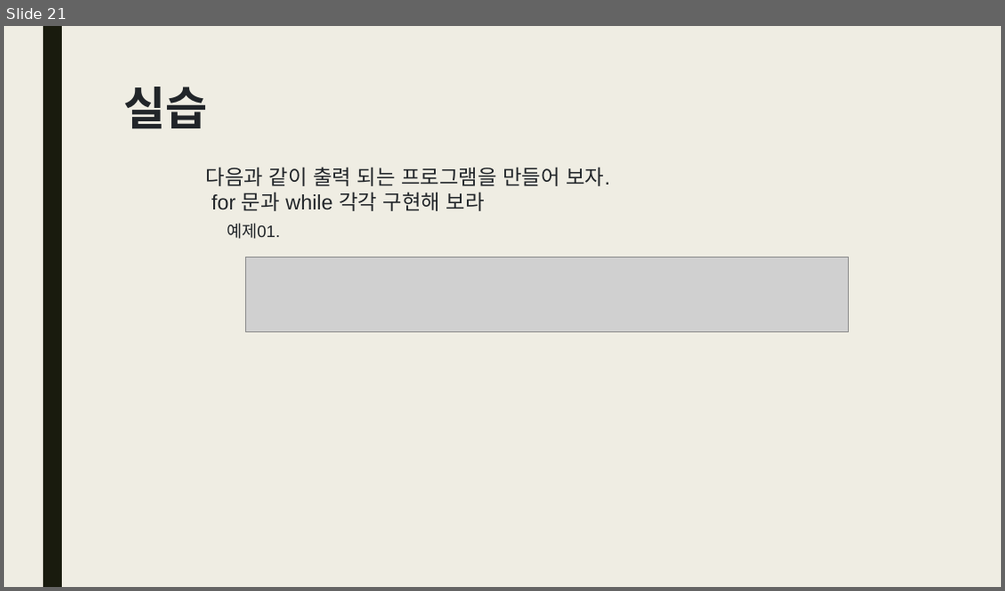
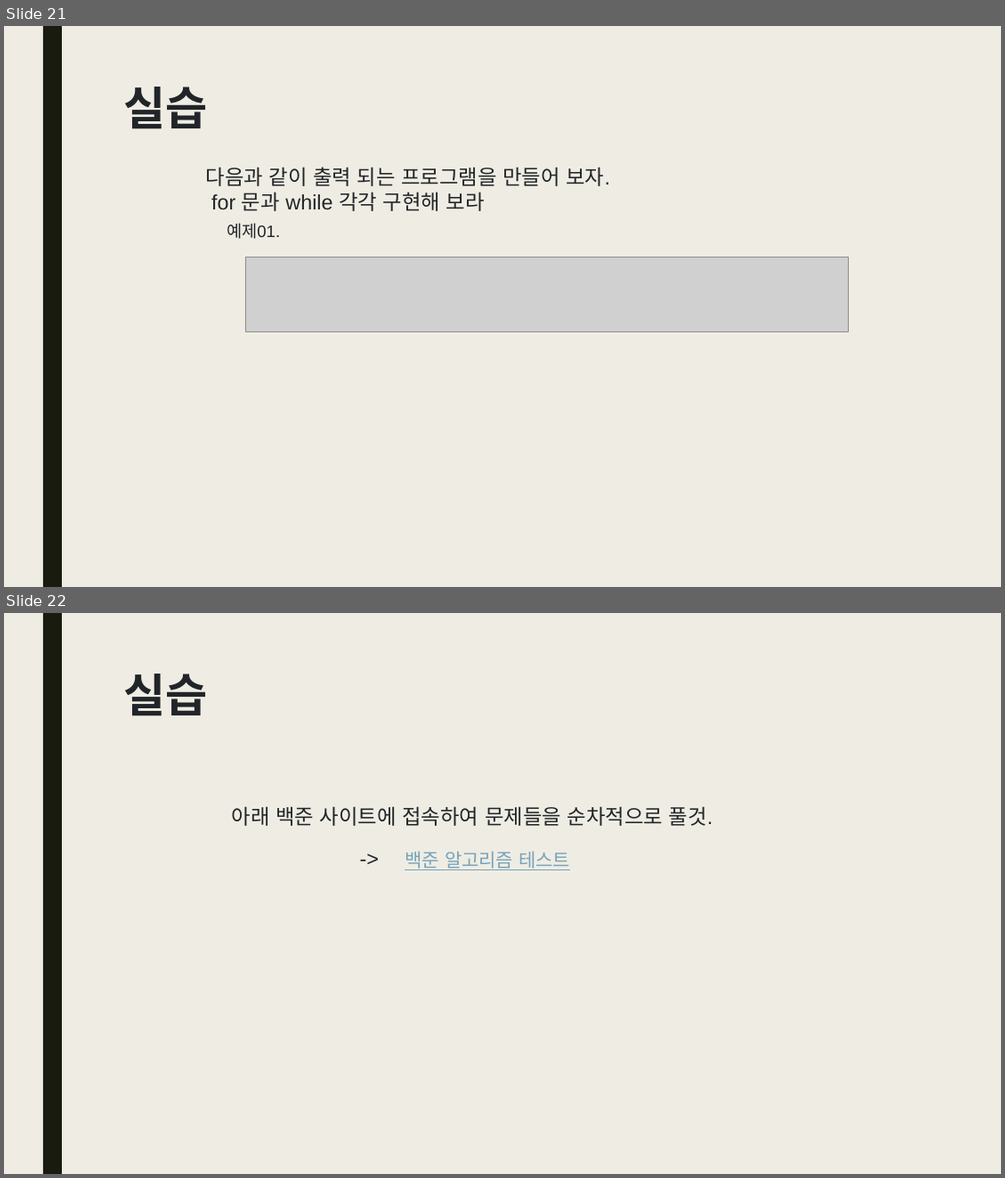
Before and after one commit to gomtings/JeoninHighSchool, a slide deck: 수업교제/2학기/파이썬 기초02.pptx. Shown one above the other, each under a label of ours: slide 21 before the commit, slides 21 and 22 after it. The pictures are 1005x591 and 1005x1178 pixels, drawn with LibreOffice and Linux fonts; fonts in the diff are those of the drawing; grey boxes stand for pictures. Boxes give left, top, right and bottom in pixels: in the first picture for what was removed or moved away, otherwise in the second. Text is boxed around its words. In the diff, an @@ line names an element or a change of style, - is before the commit and + after.

```diff
--- a/수업교제/2학기/파이썬 기초02.pptx
+++ b/수업교제/2학기/파이썬 기초02.pptx
@@ slide 22 added at box(4, 613, 1001, 1174), background #EFEDE3; not listed: 1 template element that a slide beside it also shows @@
@@ title added at box(123, 674, 207, 716), 44 pt, text #212529, bold @@
+실습
@@ text added at box(232, 806, 713, 826), 20 pt, text #212529 @@
+아래 백준 사이트에 접속하여 문제들을 순차적으로 풀것.
@@ text added at box(353, 842, 398, 875), 20 pt, text #212529 @@
+->
@@ text added at box(404, 851, 570, 870), 18 pt, text #77A2BB, underline @@
+백준 알고리즘 테스트
```
Also in this commit, not shown: 1 other file.
